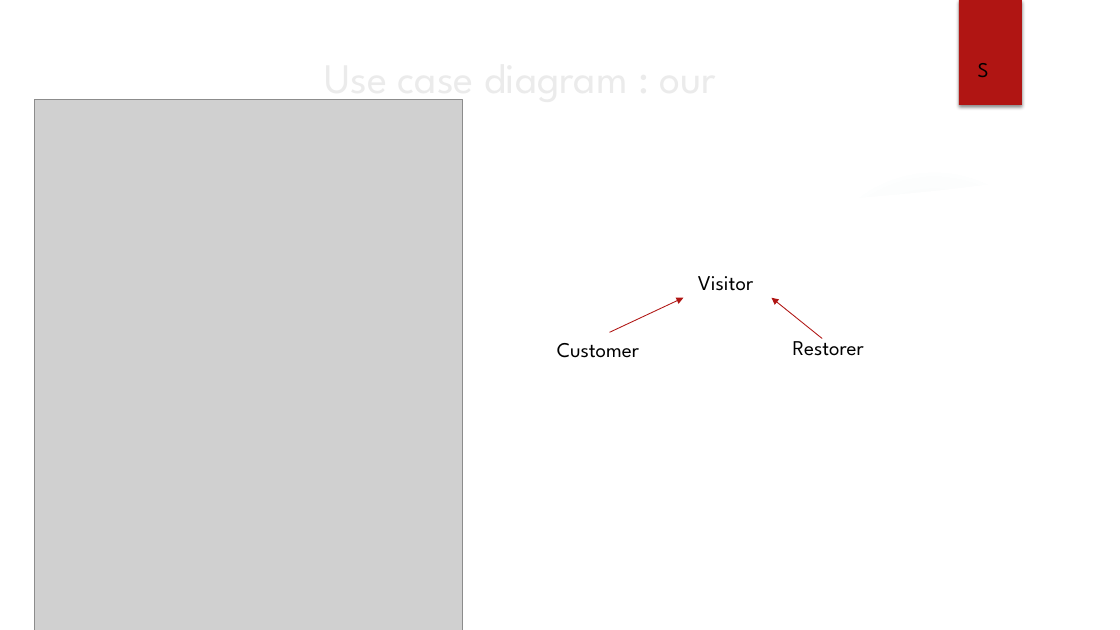
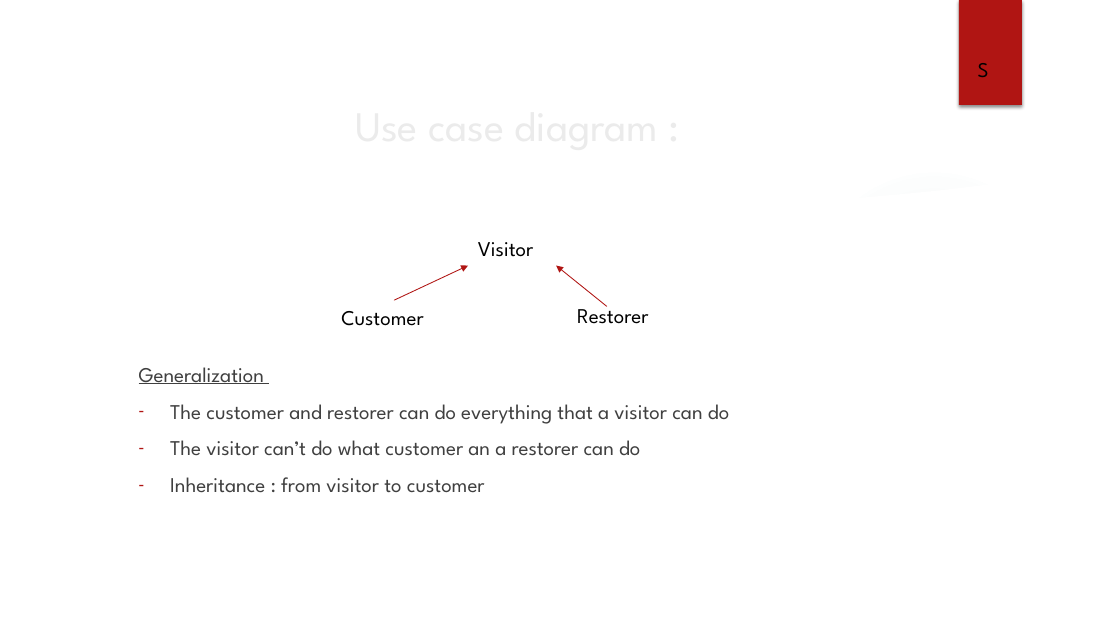
Before and after one commit to simondifalco13/ASP_Project_2021, a slide deck: slide 5 of commun/Réunion 10/PPDiFalcoHuygebaert.pptx. Drawn at 1120x630 pixels with LibreOffice and Linux fonts; fonts in the diff are those of the drawing; grey boxes stand for pictures; background and template pictures are left out. Boxes give left, top, right and bottom in pixels: in the first picture for what was removed or moved away, otherwise in the second. Text is boxed around its words. In the diff, an @@ line names an element or a change of style, - is before the commit and + after.

```diff
--- a/commun/Réunion 10/PPDiFalcoHuygebaert.pptx
+++ b/commun/Réunion 10/PPDiFalcoHuygebaert.pptx
@@ picture removed at [34,100,463,630] @@
@@ title at [324,99,474,106]: text changed @@
-Use case diagram : our
+Use case diagram :
@@ text "Visitor": place and size @@
-text "Visitor" at [698,276,753,291]
+text "Visitor" at [478,242,533,257]
@@ 2 arrows, 1 text: place and size @@
-2 arrows, 1 text at [610,297,864,356]
+2 arrows, 1 text at [394,266,648,324]
@@ text "Customer": place and size @@
-text "Customer" at [557,343,639,358]
+text "Customer" at [341,311,423,326]
@@ text added at [139,367,729,493], 18 pt, text #404040 @@
+Generalization
+– The customer and restorer can do everything that a visitor can do
+– The visitor can’t do what customer an a restorer can do
+– Inheritance : from visitor to customer
```
Also in this commit, not shown: 3 other slides changed, 3 slides added, 1 other file.
